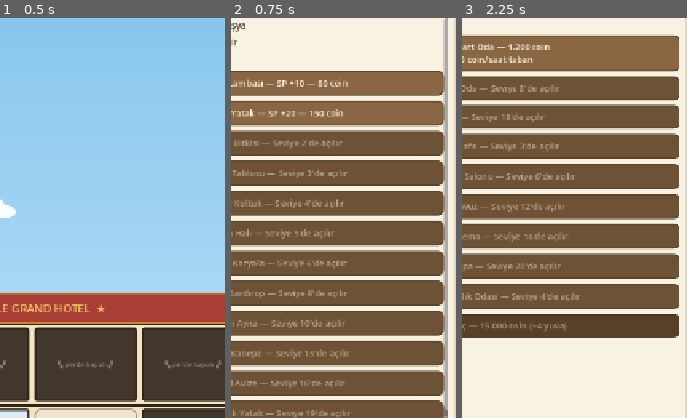
Above: before the commit, frames 1-3 (left to right).
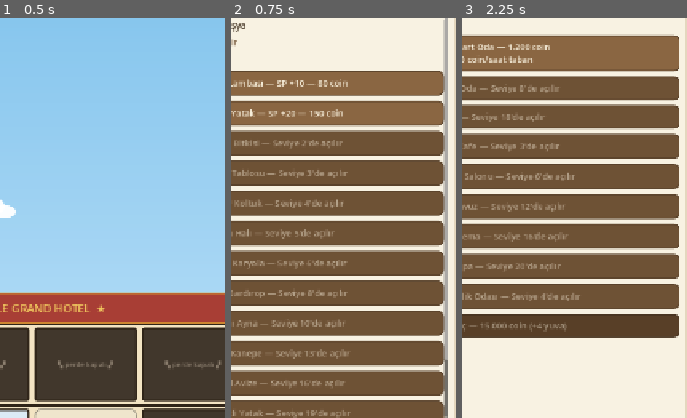
Above: after the commit, the same moments.

Repository: Eren-Ozcan/LittleGrandHotel
Game: Godot game, scene res://main.tscn
Two runs of this game, one before a commit and one after it. Both use one fixed random seed, a clock stepped at 60 frames per second and the inputs below.
Inputs (mouse positions are % of the whole screen's width and height, from its top left):
- Up to frame 1 (0.5 s): no input
- Up to frame 2 (0.75 s): click (14, 80) at 0.52 s
- Up to frame 3 (2.25 s): click (38, 80) at 1.27 s; click "+ Oda ekle" at 2 s
The pictures show only the part of the screen within x 43-93%, y 27-77%; the shares and areas given below are measured in that part.

Frame 1 is identical in both runs. In frame 2, 0.2% of the frame differs, in the area x 95-97%, y 85-98%; in frame 3, nothing differs.

Commit message:
Elmas harcama: vardiyayi elmasla bitirme + premium esyalar
- skip_shift(): kalan vardiya saatleri elmas karsiligi aninda islenir
  (2 oyun-saati basina 1 elmas, economy.json gem_skip_hours)
- Premium esyalar: gem_price ile elmasla satin alma (Altin Heykel,
  Kraliyet Akvaryumu) + SVG asset'leri
- Vardiya popup'inda "Elmasla simdi bitir" butonu, magazada elmas fiyati
- 12 yeni birim test (elmas bedeli, dusum, coin korunumu)

Co-Authored-By: Claude Fable 5 <noreply@anthropic.com>

Diff:
--- /dev/null
+++ b/assets/items/aquarium_royal.svg
@@ -0,0 +1,13 @@
+<svg xmlns="http://www.w3.org/2000/svg" width="64" height="64" viewBox="0 0 64 64">
+  <rect x="6" y="54" width="52" height="6" rx="2" fill="#8a6642" stroke="#6e4f31" stroke-width="2"/>
+  <rect x="10" y="14" width="44" height="40" rx="4" fill="#bfe6f2" stroke="#a07118" stroke-width="3"/>
+  <rect x="10" y="14" width="44" height="8" rx="4" fill="#dff2f7" stroke="#a07118" stroke-width="3"/>
+  <rect x="8" y="10" width="48" height="6" rx="3" fill="#f0c75e" stroke="#a07118" stroke-width="2"/>
+  <path d="M 22 36 C 25 32 30 32 33 36 C 30 40 25 40 22 36 Z" fill="#e8843c" stroke="#b35a1e" stroke-width="1.5"/>
+  <path d="M 33 36 L 38 32 L 38 40 Z" fill="#e8843c" stroke="#b35a1e" stroke-width="1.5"/>
+  <circle cx="25" cy="35" r="1.2" fill="#4a3b2a"/>
+  <path d="M 42 46 C 40 44 40 40 42 38 C 44 40 44 44 42 46 Z" fill="#58b88a"/>
+  <path d="M 16 48 C 15 45 15 42 16 40" fill="none" stroke="#58b88a" stroke-width="2" stroke-linecap="round"/>
+  <circle cx="46" cy="26" r="1.5" fill="#ffffff" opacity="0.8"/>
+  <circle cx="48" cy="21" r="1.1" fill="#ffffff" opacity="0.8"/>
+</svg>
--- /dev/null
+++ b/assets/items/statue_gold.svg
@@ -0,0 +1,9 @@
+<svg xmlns="http://www.w3.org/2000/svg" width="64" height="64" viewBox="0 0 64 64">
+  <rect x="18" y="52" width="28" height="8" rx="2" fill="#8a6642" stroke="#6e4f31" stroke-width="2"/>
+  <rect x="22" y="46" width="20" height="6" rx="1" fill="#a07118"/>
+  <path d="M 32 12 C 26 12 24 18 26 24 C 22 28 22 36 26 40 L 26 46 L 38 46 L 38 40 C 42 36 42 28 38 24 C 40 18 38 12 32 12 Z" fill="#f0c75e" stroke="#a07118" stroke-width="2.5" stroke-linejoin="round"/>
+  <circle cx="32" cy="16" r="6" fill="#f8dc8c" stroke="#a07118" stroke-width="2"/>
+  <path d="M 27 30 C 29 32 35 32 37 30" fill="none" stroke="#a07118" stroke-width="1.5" stroke-linecap="round"/>
+  <circle cx="20" cy="10" r="2" fill="#fff3cf"/>
+  <circle cx="45" cy="20" r="1.6" fill="#fff3cf"/>
+</svg>
--- a/data/economy.json
+++ b/data/economy.json
@@ -10,6 +10,7 @@
   },
 
   "shift_rates": { "1": 8, "4": 10, "8": 11, "24": 13 },
+  "gem_skip_hours": 2,
   "occupancy_base": 0.7,
   "staff_per_room": 0.5,
   "auto_clean_hours": 0.5,
@@ -46,7 +47,9 @@
     { "id": "mirror_gold",  "name": "Varaklı Ayna",  "sp": 70, "price": 1100, "unlock_level": 10 },
     { "id": "sofa_velvet",  "name": "Kadife Kanepe", "sp": 90, "price": 1600, "unlock_level": 13 },
     { "id": "chandelier",   "name": "Kristal Avize", "sp": 120, "price": 2600, "unlock_level": 16 },
-    { "id": "bed_canopy",   "name": "Cibinlikli Yatak", "sp": 150, "price": 3800, "unlock_level": 19 }
+    { "id": "bed_canopy",   "name": "Cibinlikli Yatak", "sp": 150, "price": 3800, "unlock_level": 19 },
+    { "id": "statue_gold",    "name": "Altın Heykel",       "sp": 200, "price": 0, "gem_price": 15, "unlock_level": 6 },
+    { "id": "aquarium_royal", "name": "Kraliyet Akvaryumu", "sp": 280, "price": 0, "gem_price": 25, "unlock_level": 12 }
   ],
 
   "xp_curve": { "base": 100, "exp": 1.9 },
--- a/src/autoload/game.gd
+++ b/src/autoload/game.gd
@@ -257,6 +257,29 @@
 	coins -= cost
 	shift_end_unix = now() + hours * 3600.0 / time_scale
 	stat_shifts += 1
+	_check_quests()
+	state_changed.emit()
+	return true
+
+
+## Vardiyanın kalan kısmını elmasla anında bitirmenin bedeli.
+func skip_shift_gem_cost() -> int:
+	if not shift_active():
+		return 0
+	return maxi(1, ceili(shift_remaining_game_hours() / float(eco.gem_skip_hours)))
+
+
+## Elmas harcayarak vardiyanın kalanını anında işler ve vardiyayı bitirir.
+func skip_shift() -> bool:
+	if not shift_active():
+		return false
+	var cost := skip_shift_gem_cost()
+	if gems < cost:
+		return false
+	simulate_to(now())
+	gems -= cost
+	_advance(shift_remaining_game_hours())
+	shift_end_unix = now()
 	_check_quests()
 	state_changed.emit()
 	return true
@@ -358,14 +381,28 @@
 	return true
 
 
+## Eşyanın elmasla mı (premium) yoksa coin'le mi satıldığını söyler.
+func item_is_premium(it: Dictionary) -> bool:
+	return int(it.get("gem_price", 0)) > 0
+
+
+func can_afford_item(it: Dictionary) -> bool:
+	if item_is_premium(it):
+		return gems >= int(it.gem_price)
+	return coins >= int(it.price)
+
+
 func buy_item(room_index: int, item_id: String) -> bool:
 	if room_index < 0 or room_index >= rooms.size():
 		return false
 	var it := item_def(item_id)
-	if it.is_empty() or coins < int(it.price) or level() < int(it.get("unlock_level", 1)):
-		return false
-	simulate_to(now())
-	coins -= int(it.price)
+	if it.is_empty() or not can_afford_item(it) or level() < int(it.get("unlock_level", 1)):
+		return false
+	simulate_to(now())
+	if item_is_premium(it):
+		gems -= int(it.gem_price)
+	else:
+		coins -= int(it.price)
 	rooms[room_index].items.append(item_id)
 	_check_quests()
 	state_changed.emit()
--- a/src/main.gd
+++ b/src/main.gd
@@ -657,6 +657,14 @@
 	if Game.shift_active():
 		c.add_child(_label("Vardiya sürüyor — bitimine %s." % _fmt_hms(Game.shift_remaining_game_hours()), 16, PALETTE.text))
 		c.add_child(_label("Birikimi istediğin an toplayabilirsin.", 14, PALETTE.muted))
+		var gem_cost := Game.skip_shift_gem_cost()
+		var skip_b := _button("Elmasla şimdi bitir — %d elmas" % gem_cost, 15, PALETTE.green_deep, PALETTE.cream_text)
+		skip_b.disabled = Game.gems < gem_cost
+		skip_b.pressed.connect(func():
+			if Game.skip_shift():
+				_show_toast("Vardiya elmasla tamamlandı — birikim kasada!")
+				_close_popup())
+		c.add_child(skip_b)
 		return
 	c.add_child(_label("Süre seç — kısa vardiya saat başına daha ucuzdur:", 14, PALETTE.muted))
 	for hours: int in [1, 4, 8, 24]:
@@ -730,13 +738,15 @@
 		row.add_theme_constant_override("separation", 8)
 		c.add_child(row)
 		row.add_child(_icon("res://assets/items/%s.svg" % it.id, 40))
-		var b := _button("%s — SP +%d — %s coin" % [it.name, int(it.sp), _fmt(int(it.price))], 14, PALETTE.wood, PALETTE.cream_text)
+		var price_text: String = "%d elmas ◆" % int(it.get("gem_price", 0)) if Game.item_is_premium(it) else "%s coin" % _fmt(int(it.price))
+		var b := _button("%s — SP +%d — %s" % [it.name, int(it.sp), price_text], 14,
+			PALETTE.green_deep if Game.item_is_premium(it) else PALETTE.wood, PALETTE.cream_text)
 		b.size_flags_horizontal = Control.SIZE_EXPAND_FILL
 		if lv < int(it.get("unlock_level", 1)):
 			b.text = "%s — Seviye %d'de açılır" % [it.name, int(it.unlock_level)]
 			b.disabled = true
 		else:
-			b.disabled = Game.coins < int(it.price)
+			b.disabled = not Game.can_afford_item(it)
 			var iid: String = it.id
 			b.pressed.connect(func():
 				if Game.buy_item(selected_room, iid):
--- a/tests/sim_check.gd
+++ b/tests/sim_check.gd
@@ -91,6 +91,31 @@
 	g.add_xp(g.xp_for_level(g.level() + 1) - g.xp + 1)  # tam bir seviye atlat
 	check(g.gems > gems_before, "seviye atlama elmas verdi")
 
+	# 8b) Elmasla vardiya bitirme
+	if g.shift_active():
+		g.shift_end_unix = g.now()
+	check(not g.skip_shift(), "vardiya yokken elmasla bitirme reddedilir")
+	check(g.start_shift(24), "24 saatlik vardiya başladı (elmas testi)")
+	var skip_cost: int = g.skip_shift_gem_cost()
+	check(skip_cost >= 1 and skip_cost <= 12, "elmas bedeli makul (şu an %d)" % skip_cost)
+	g.gems = maxi(g.gems, skip_cost)
+	var gems_b: int = g.gems
+	var pend_b: float = g.pending_income
+	check(g.skip_shift(), "vardiya elmasla bitirildi")
+	check(g.gems == gems_b - skip_cost, "elmas bedeli düşüldü")
+	check(not g.shift_active(), "vardiya kapandı")
+	check(g.pending_income > pend_b, "kalan saatlerin geliri işlendi")
+
+	# 8c) Premium eşya elmasla alınır
+	var it_prem: Dictionary = g.item_def("statue_gold")
+	check(g.item_is_premium(it_prem), "Altın Heykel premium eşya")
+	g.gems = maxi(g.gems, int(it_prem.gem_price))
+	gems_b = g.gems
+	var coins_b: int = g.coins
+	check(g.buy_item(1, "statue_gold"), "premium eşya alındı")
+	check(g.gems == gems_b - int(it_prem.gem_price), "premium bedeli elmastan düşüldü")
+	check(g.coins == coins_b, "premium alım coin harcamadı")
+
 	# 9) Yuva/kat sınırları
 	var big_price: int = g.floor_price()
 	check(big_price == 15000, "3. kat fiyatı 15000")
Not shown, added: assets/items/aquarium_royal.svg.import
Not shown, added: assets/items/statue_gold.svg.import
